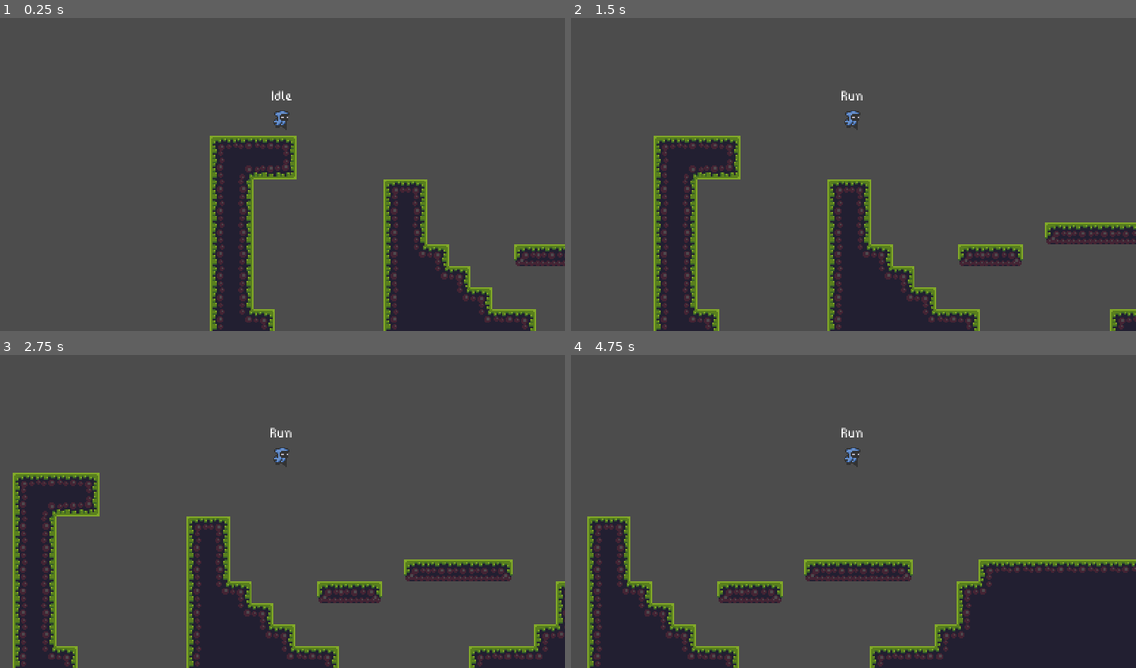
Above: before the commit, frames 1-4 (two rows, left to right).
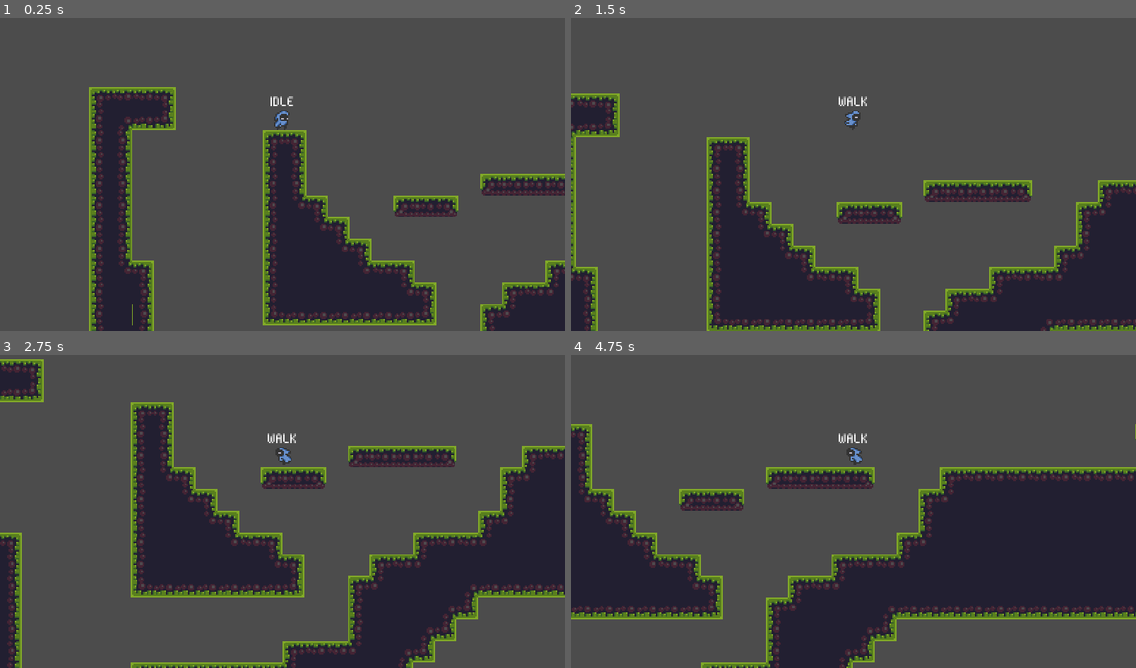
Above: after the commit, the same moments.

Repository: aCube1/Narin
Game: Godot game, scene res://src/main.tscn
Two runs of this game, one before a commit and one after it. Both use one fixed random seed, a clock stepped at 60 frames per second and the inputs below.
Inputs:
- Up to frame 1 (0.25 s): no input
- Up to frame 2 (1.5 s): tap Enter at 0.5 s; hold D (move_right) from 0.53 s (still down); tap Space (move_jump) at 0.6, 0.77, 1.07, 1.35 s
- Up to frame 3 (2.75 s): tap Space (move_jump) at 1.52, 1.82, 2.1 s; release D (move_right) at 2.03 s; hold A (move_left) from 2.03 s (still down)
- Up to frame 4 (4.75 s): release A (move_left) at 2.78 s; hold D (move_right) 2.78-4.28 s; tap Space (move_jump) at 2.85, 3.02, 3.32, 3.6, 3.77, 4.07, 4.35, 4.52 s; hold A (move_left) from 4.28 s (still down)

The runs differ from the first frame. In frame 1, 31% of the frame differs, in the area x 15-100%, y 22-100%; in frame 2, 33%; in frame 3, 40%; in frame 4, 42%, in the area x 0-100%, y 22-100%.

Commit message:
Update state machine:     Add pushdown automata;     Add player fall and jump states;

Diff:
--- a/src/actors/actor.gd
+++ b/src/actors/actor.gd
@@ -1,10 +1,6 @@
 extends KinematicBody2D
 class_name Actor
 
-const DIR_LEFT: int = -1
-const DIR_RIGHT: int  = 1
-
-export(int) var acceleration := 700
 export(float) var ground_friction := 48.0
 export(float) var slip_friction := 24.0
 export(float) var air_friction := 8.0
@@ -12,20 +8,33 @@
 export(float) var time_to_ascent := 0.40
 export(float) var time_to_descent := 0.30
 export(float) var jump_height := 128
-export(float) var jump_distance := 210
+export(float) var jump_distance := 256
 
 var current_snap := Global.DEFAULT_SNAP
 var velocity := Vector2.ZERO
-var can_jump: bool = false
+var running := false
+var jumpped := false
+var can_jump := false
+var acceleration: float
 var direction: int
 
-onready var normal_gravity: float = (2.0 * jump_height) / pow(time_to_ascent, 2)
+# Vertical Movement
+onready var jump_gravity: float = (2.0 * jump_height) / pow(time_to_ascent, 2)
 onready var fall_gravity: float = (2.0 * jump_height) / pow(time_to_descent, 2)
-onready var jump_force: float = (2.0 * jump_height) / time_to_ascent
-onready var max_speed: float = jump_distance / (2.0 * time_to_ascent)
+onready var jump_impulse: float = (2.0 * jump_height) / time_to_ascent
+onready var current_gravity: float = fall_gravity
+# Horizontal Movement
+onready var walk_speed: float = jump_distance / (2.0 * time_to_ascent)
+onready var run_speed: float = (jump_distance * 2.0) / (2.0 * time_to_ascent)
+onready var current_speed: float = walk_speed
 
-func _physics_process(_delta: float) -> void:
+func apply_movement(delta: float) -> void:
+	if is_on_floor():
+		can_jump = true
+	acceleration = current_speed * 1.5
+
+	velocity.y += current_gravity * delta
+	velocity.x += acceleration * direction * delta
+	velocity.x = clamp(velocity.x, -current_speed, current_speed)
+
 	velocity = move_and_slide_with_snap(velocity, current_snap, Vector2.UP)
-
-func set_direction(dir: int) -> void:
-	direction = dir
--- a/src/actors/player/mage.gd
+++ b/src/actors/player/mage.gd
@@ -3,45 +3,91 @@
 
 enum States {
 	IDLE,
-	RUN,
+	WALK,
+	FALL,
+	JUMP
 }
 
-onready var StateMachine := $StateMachine
-onready var IdleState: State = preload("./states/idle.gd").new()
-onready var RunState: State = preload("./states/run.gd").new()
+# Test only, will be removed later
+var current_state: String = ""
 
-var	_directions := {
-	"left": DIR_LEFT,
-	"right": DIR_RIGHT,
+onready var Animator := $Sprites/Animation
+onready var MoveStateMachine := $MoveStateMachine
+onready var move_states := {
+	"Idle": preload("./states/idle.gd").new(),
+	"Walk": preload("./states/walk.gd").new(),
+	"Fall": preload("./states/fall.gd").new(),
+	"Jump": preload("./states/jump.gd").new(),
 }
 
 func _ready() -> void:
-	var states := {
-		States.IDLE: {
-			"handler": IdleState,
-			"change_to": States.RUN,
-		},
-		States.RUN: {
-			"handler": RunState,
-			"change_to": StateMachine.PREVIOUS,
-		},
-	}
-	StateMachine.configure(states, States.IDLE)
+	setup_states()
 
 func _process(_delta: float) -> void:
 	direction = 0
-	for dir in _directions.keys():
-		if Input.is_action_pressed("move_%s" % dir):
-			direction = _directions[dir]
+	if Input.is_action_pressed("move_right"):
+		direction += 1
+		$Sprites.flip_h = false
+	if Input.is_action_pressed("move_left"):
+		direction -= 1
+		$Sprites.flip_h = true
 
-func _on_StateMachine_state_changed(new_state) -> void:
-	var text: String = ""
-	match new_state:
+	if Input.is_action_just_pressed("move_jump"):
+		jumpped = true
+	if Input.is_action_just_released("move_jump"):
+		jumpped = false
+
+	update_animation()
+	$DebugContainer/State.text = "%s" % current_state
+
+func _physics_process(delta: float) -> void:
+	apply_movement(delta)
+
+func setup_states() -> void:
+	var states := {
+		States.IDLE: {
+			"handler": move_states.Idle,
+			"change_to": {
+				"walk": States.WALK,
+				"fall": States.FALL,
+				"jump": States.JUMP,
+			},
+		},
+		States.WALK: {
+			"handler": move_states.Walk,
+			"change_to": {
+				"idle": States.IDLE,
+				"jump": States.JUMP,
+			}
+		},
+		States.FALL: {
+			"handler": move_states.Fall,
+			"change_to": States.IDLE,
+		},
+		States.JUMP: {
+			"handler": move_states.Jump,
+			"change_to": MoveStateMachine.PREVIOUS,
+		},
+	}
+	MoveStateMachine.setup(states, States.IDLE)
+
+func update_animation() -> void:
+	match MoveStateMachine.get_current_state():
 		States.IDLE:
-			text = "Idle"
-		States.RUN:
-			text = "Run"
+			Animator.play("Idle")
+			Animator.advance(0)
+		States.WALK:
+			Animator.play("Walk")
+			Animator.advance(0)
+		States.FALL:
+			Animator.play("Fall")
+			Animator.advance(0)
+		States.JUMP:
+			Animator.play("Jump")
+			Animator.advance(0)
 		_:
-			text = "Undefined State"
+			Animator.play("RESET")
+			Animator.advance(0)
 
-	$DebugContainer/State.text = text
+func _on_MoveStateMachine_state_changed(new_state: int) -> void:
+	current_state = States.keys()[new_state]
--- a/src/actors/player/mage.tscn
+++ b/src/actors/player/mage.tscn
@@ -1,10 +1,10 @@
-[gd_scene load_steps=25 format=2]
+[gd_scene load_steps=30 format=2]
 
 [ext_resource path="res://assets/player/idle.png" type="Texture" id=1]
 [ext_resource path="res://assets/player/jump.png" type="Texture" id=2]
 [ext_resource path="res://src/actors/player/mage.gd" type="Script" id=3]
 [ext_resource path="res://assets/player/fall.png" type="Texture" id=4]
-[ext_resource path="res://assets/player/run.png" type="Texture" id=5]
+[ext_resource path="res://assets/player/walk.png" type="Texture" id=5]
 [ext_resource path="res://src/actors/state_machine/state_machine.gd" type="Script" id=6]
 
 [sub_resource type="RectangleShape2D" id=1]
@@ -38,30 +38,6 @@
 atlas = ExtResource( 2 )
 region = Rect2( 32, 0, 16, 16 )
 
-[sub_resource type="AtlasTexture" id=7]
-atlas = ExtResource( 5 )
-region = Rect2( 0, 0, 16, 16 )
-
-[sub_resource type="AtlasTexture" id=8]
-atlas = ExtResource( 5 )
-region = Rect2( 16, 0, 16, 16 )
-
-[sub_resource type="AtlasTexture" id=9]
-atlas = ExtResource( 5 )
-region = Rect2( 32, 0, 16, 16 )
-
-[sub_resource type="AtlasTexture" id=10]
-atlas = ExtResource( 5 )
-region = Rect2( 48, 0, 16, 16 )
-
-[sub_resource type="AtlasTexture" id=11]
-atlas = ExtResource( 5 )
-region = Rect2( 64, 0, 16, 16 )
-
-[sub_resource type="AtlasTexture" id=12]
-atlas = ExtResource( 5 )
-region = Rect2( 80, 0, 16, 16 )
-
 [sub_resource type="AtlasTexture" id=16]
 atlas = ExtResource( 4 )
 region = Rect2( 0, 0, 16, 16 )
@@ -73,6 +49,30 @@
 [sub_resource type="AtlasTexture" id=18]
 atlas = ExtResource( 4 )
 region = Rect2( 32, 0, 16, 16 )
+
+[sub_resource type="AtlasTexture" id=7]
+atlas = ExtResource( 5 )
+region = Rect2( 0, 0, 16, 16 )
+
+[sub_resource type="AtlasTexture" id=8]
+atlas = ExtResource( 5 )
+region = Rect2( 16, 0, 16, 16 )
+
+[sub_resource type="AtlasTexture" id=9]
+atlas = ExtResource( 5 )
+region = Rect2( 32, 0, 16, 16 )
+
+[sub_resource type="AtlasTexture" id=10]
+atlas = ExtResource( 5 )
+region = Rect2( 48, 0, 16, 16 )
+
+[sub_resource type="AtlasTexture" id=11]
+atlas = ExtResource( 5 )
+region = Rect2( 64, 0, 16, 16 )
+
+[sub_resource type="AtlasTexture" id=12]
+atlas = ExtResource( 5 )
+region = Rect2( 80, 0, 16, 16 )
 
 [sub_resource type="SpriteFrames" id=6]
 animations = [ {
@@ -86,16 +86,158 @@
 "name": "jump",
 "speed": 5.0
 }, {
+"frames": [ SubResource( 16 ), SubResource( 17 ), SubResource( 18 ) ],
+"loop": true,
+"name": "fall",
+"speed": 5.0
+}, {
 "frames": [ SubResource( 7 ), SubResource( 8 ), SubResource( 9 ), SubResource( 10 ), SubResource( 11 ), SubResource( 12 ) ],
 "loop": true,
-"name": "run",
-"speed": 5.0
-}, {
-"frames": [ SubResource( 16 ), SubResource( 17 ), SubResource( 18 ) ],
-"loop": true,
-"name": "fall",
+"name": "walk",
 "speed": 5.0
 } ]
+
+[sub_resource type="Animation" id=19]
+resource_name = "Fall"
+loop = true
+step = 0.2
+tracks/0/type = "value"
+tracks/0/path = NodePath(".:frame")
+tracks/0/interp = 1
+tracks/0/loop_wrap = true
+tracks/0/imported = false
+tracks/0/enabled = true
+tracks/0/keys = {
+"times": PoolRealArray( 0, 0.2, 0.4 ),
+"transitions": PoolRealArray( 1, 1, 1 ),
+"update": 1,
+"values": [ 0, 1, 2 ]
+}
+tracks/1/type = "value"
+tracks/1/path = NodePath(".:animation")
+tracks/1/interp = 1
+tracks/1/loop_wrap = true
+tracks/1/imported = false
+tracks/1/enabled = true
+tracks/1/keys = {
+"times": PoolRealArray( 0 ),
+"transitions": PoolRealArray( 1 ),
+"update": 1,
+"values": [ "fall" ]
+}
+
+[sub_resource type="Animation" id=20]
+resource_name = "Idle"
+loop = true
+step = 0.2
+tracks/0/type = "value"
+tracks/0/path = NodePath(".:frame")
+tracks/0/interp = 1
+tracks/0/loop_wrap = true
+tracks/0/imported = false
+tracks/0/enabled = true
+tracks/0/keys = {
+"times": PoolRealArray( 0, 0.333333, 0.666667, 1 ),
+"transitions": PoolRealArray( 1, 1, 1, 1 ),
+"update": 1,
+"values": [ 0, 1, 2, 3 ]
+}
+tracks/1/type = "value"
+tracks/1/path = NodePath(".:animation")
+tracks/1/interp = 1
+tracks/1/loop_wrap = true
+tracks/1/imported = false
+tracks/1/enabled = true
+tracks/1/keys = {
+"times": PoolRealArray( 0 ),
+"transitions": PoolRealArray( 1 ),
+"update": 1,
+"values": [ "idle" ]
+}
+
+[sub_resource type="Animation" id=23]
+resource_name = "Jump"
+loop = true
+tracks/0/type = "value"
+tracks/0/path = NodePath(".:frame")
+tracks/0/interp = 1
+tracks/0/loop_wrap = true
+tracks/0/imported = false
+tracks/0/enabled = true
+tracks/0/keys = {
+"times": PoolRealArray( 0, 0.5, 1 ),
+"transitions": PoolRealArray( 1, 1, 1 ),
+"update": 1,
+"values": [ 0, 1, 2 ]
+}
+tracks/1/type = "value"
+tracks/1/path = NodePath(".:animation")
+tracks/1/interp = 1
+tracks/1/loop_wrap = true
+tracks/1/imported = false
+tracks/1/enabled = true
+tracks/1/keys = {
+"times": PoolRealArray( 0 ),
+"transitions": PoolRealArray( 1 ),
+"update": 1,
+"values": [ "jump" ]
+}
+
+[sub_resource type="Animation" id=21]
+length = 0.001
+tracks/0/type = "value"
+tracks/0/path = NodePath(".:frame")
+tracks/0/interp = 1
+tracks/0/loop_wrap = true
+tracks/0/imported = false
+tracks/0/enabled = true
+tracks/0/keys = {
+"times": PoolRealArray( 0.001 ),
+"transitions": PoolRealArray( 1 ),
+"update": 0,
+"values": [ 0 ]
+}
+tracks/1/type = "value"
+tracks/1/path = NodePath(".:animation")
+tracks/1/interp = 1
+tracks/1/loop_wrap = true
+tracks/1/imported = false
+tracks/1/enabled = true
+tracks/1/keys = {
+"times": PoolRealArray( 0 ),
+"transitions": PoolRealArray( 1 ),
+"update": 0,
+"values": [ "idle" ]
+}
+
+[sub_resource type="Animation" id=22]
+resource_name = "Walk"
+loop = true
+step = 0.2
+tracks/0/type = "value"
+tracks/0/path = NodePath(".:frame")
+tracks/0/interp = 1
+tracks/0/loop_wrap = true
+tracks/0/imported = false
+tracks/0/enabled = true
+tracks/0/keys = {
+"times": PoolRealArray( 0, 0.2, 0.4, 0.6, 0.8, 1 ),
+"transitions": PoolRealArray( 1, 1, 1, 1, 1, 1 ),
+"update": 1,
+"values": [ 0, 1, 2, 3, 4, 5 ]
+}
+tracks/1/type = "value"
+tracks/1/path = NodePath(".:animation")
+tracks/1/interp = 1
+tracks/1/loop_wrap = true
+tracks/1/imported = false
+tracks/1/enabled = true
+tracks/1/keys = {
+"times": PoolRealArray( 0 ),
+"transitions": PoolRealArray( 1 ),
+"update": 1,
+"values": [ "walk" ]
+}
 
 [node name="Mage" type="KinematicBody2D"]
 collision_mask = 14
@@ -108,21 +250,28 @@
 position = Vector2( 0, 2 )
 shape = SubResource( 1 )
 
+[node name="Camera" type="Camera2D" parent="."]
+current = true
+
 [node name="Sprites" type="AnimatedSprite" parent="."]
 scale = Vector2( 2, 2 )
 frames = SubResource( 6 )
-animation = "fall"
-frame = 2
-
-[node name="Camera" type="Camera2D" parent="."]
-current = true
-
-[node name="StateMachine" type="Node" parent="."]
+animation = "idle"
+
+[node name="Animation" type="AnimationPlayer" parent="Sprites"]
+anims/Fall = SubResource( 19 )
+anims/Idle = SubResource( 20 )
+anims/Jump = SubResource( 23 )
+anims/RESET = SubResource( 21 )
+anims/Walk = SubResource( 22 )
+
+[node name="MoveStateMachine" type="Node" parent="."]
 script = ExtResource( 6 )
 
 [node name="DebugContainer" type="CenterContainer" parent="."]
-margin_top = -35.0
-margin_bottom = -35.0
+margin_top = -27.0
+margin_right = 10.0
+margin_bottom = -13.0
 rect_scale = Vector2( 2, 2 )
 use_top_left = true
 
@@ -131,6 +280,10 @@
 margin_top = -7.0
 margin_right = 5.0
 margin_bottom = 7.0
+size_flags_horizontal = 3
+size_flags_vertical = 3
 text = "00"
-
-[connection signal="state_changed" from="StateMachine" to="." method="_on_StateMachine_state_changed"]
+align = 1
+valign = 1
+
+[connection signal="state_changed" from="MoveStateMachine" to="." method="_on_MoveStateMachine_state_changed"]
--- /dev/null
+++ b/src/actors/player/states/fall.gd
@@ -0,0 +1,15 @@
+extends State
+
+func enter(owner: Actor) -> void:
+	owner.current_snap = Vector2.ZERO
+	owner.current_gravity = owner.fall_gravity
+
+func exit(owner: Actor) -> void:
+	owner.current_snap = Global.DEFAULT_SNAP
+
+func update(_delta: float, owner: Actor) -> void:
+	if owner.is_on_floor():
+		complete()
+
+func physics_update(delta: float, owner: Actor) -> void:
+	owner.velocity.x = lerp(owner.velocity.x, 0, owner.air_friction * delta) as int
--- a/src/actors/player/states/idle.gd
+++ b/src/actors/player/states/idle.gd
@@ -1,13 +1,17 @@
 extends State
 
-func enter(owner: Node) -> void:
-	if not owner is Actor:
-		push_error("Idle can only be used with actors")
-		return
+func enter(_owner: Actor) -> void:
+	pass
 
-func update(_delta: float, owner: Node) -> void:
+func update(_delta: float, owner: Actor) -> void:
 	if owner.direction != 0:
-		complete("run")
+		if !owner.running:
+			complete("walk")
+	if not owner.is_on_floor():
+		complete("fall")
 
-func physics_update(delta: float, owner: Node) -> void:
+	if owner.can_jump and owner.jumpped:
+		complete("jump")
+
+func physics_update(delta: float, owner: Actor) -> void:
 	owner.velocity.x = lerp(owner.velocity.x, 0, owner.ground_friction * delta) as int
--- /dev/null
+++ b/src/actors/player/states/jump.gd
@@ -0,0 +1,25 @@
+extends State
+
+const MAX_JUMP_TIME: float = 0.20
+
+var _jump_timer := MAX_JUMP_TIME
+
+func enter(owner: Actor) -> void:
+	owner.current_snap = Vector2.ZERO
+	owner.current_gravity = owner.jump_gravity
+
+func exit(owner: Actor) -> void:
+	owner.current_snap = Global.DEFAULT_SNAP
+	owner.jumpped = false
+
+func update(_delta: float, _owner: Actor) -> void:
+	pass
+
+func physics_update(delta: float, owner: Actor) -> void:
+	if _jump_timer > 0.0 and owner.jumpped:
+		owner.can_jump = false
+		owner.velocity.y = -owner.jump_impulse
+		_jump_timer -= delta
+	else:
+		_jump_timer = MAX_JUMP_TIME
+		complete()
--- a/src/actors/player/states/run.gd
+++ /dev/null
@@ -1,23 +0,0 @@
-extends State
-
-var _last_direction: float
-
-func enter(owner: Node) -> void:
-	if not owner is Actor:
-		push_error("Run can only be used with actors")
-		return
-
-func update(_delta: float, owner: Node) -> void:
-	if owner.direction == 0:
-		complete()
-
-func physics_update(delta: float, owner: Node) -> void:
-	if not owner is Actor:
-		return
-
-	owner.velocity.x += owner.acceleration * owner.direction * delta
-	owner.velocity.x = clamp(owner.velocity.x, -owner.max_speed, owner.max_speed)
-	if _last_direction != owner.direction:
-		owner.velocity.x = lerp(owner.velocity.x, 0, owner.slip_friction * delta) as int
-
-	_last_direction = owner.direction
--- /dev/null
+++ b/src/actors/player/states/walk.gd
@@ -0,0 +1,26 @@
+extends State
+
+var _time_to_stop := 0.10
+var _last_direction: int
+var _stop_timer: float
+
+func enter(owner: Actor) -> void:
+	owner.current_speed = owner.walk_speed
+
+func update(delta: float, owner: Actor) -> void:
+	# Wait before switch to Idle State
+	if owner.direction == 0:
+		_stop_timer += delta
+	else:
+		_stop_timer = 0.0
+
+	if _stop_timer >= _time_to_stop:
+		complete("idle")
+	if owner.can_jump and owner.jumpped:
+		complete("jump")
+
+func physics_update(delta: float, owner: Actor) -> void:
+	if _last_direction != owner.direction:
+		owner.velocity.x = lerp(owner.velocity.x, 0, owner.slip_friction * delta) as int
+
+	_last_direction = owner.direction
--- a/src/actors/state_machine/state.gd
+++ b/src/actors/state_machine/state.gd
@@ -3,19 +3,19 @@
 
 signal completed(change_key)
 
-func enter(_owner: Node) -> void:
+func enter(_owner) -> void:
 	pass
 
-func exit(_owner: Node) -> void:
+func exit(_owner) -> void:
 	pass
 
-func update(_delta: float, _owner: Node) -> void:
+func update(_delta: float, _owner) -> void:
 	pass
 
-func physics_update(_delta: float, _owner: Node) -> void:
+func physics_update(_delta: float, _owner) -> void:
 	pass
 
-func input(_event: InputEvent, _owner: Node) -> void:
+func input(_event: InputEvent, _owner) -> void:
 	pass
 
 # Call this to trigger StateMachine transition to next state
--- a/src/actors/state_machine/state_machine.gd
+++ b/src/actors/state_machine/state_machine.gd
@@ -45,7 +45,7 @@
 	if current_state.has("handler"):
 		current_state.handler.input(event, owner)
 
-func configure(states_obj: Dictionary = {}, initial_state_id: int = 0) -> void:
+func setup(states_obj: Dictionary = {}, initial_state_id: int = 0) -> void:
 	for key in states_obj:
 		if states_obj[key] is Dictionary:
 			states[key] = states_obj.get(key)
@@ -57,8 +57,9 @@
 
 func change_to_next_state(change_key: String) -> void:
 	if current_state.has("change_to") and (next_state == NO_STATE or next_state == current_state_id):
-		if change_key != "" and current_state.has(change_key):
-			next_state = current_state.change_to[change_key]
+		if change_key != "" and current_state.change_to is Dictionary:
+			if current_state.change_to.has(change_key):
+				next_state = current_state.change_to[change_key]
 		else:
 			next_state = current_state.change_to
 
@@ -89,5 +90,5 @@
 func is_current_state(id: int) -> bool:
 	return current_state_id == id
 
-func _on_CurrentState_completed(change_key) -> void:
+func _on_CurrentState_completed(change_key: String) -> void:
 	change_to_next_state(change_key)
--- a/src/main.tscn
+++ b/src/main.tscn
@@ -198,4 +198,4 @@
 tile_data = PoolIntArray( -720855, 0, 0, -720854, 0, 2, -655319, 0, 65536, -655318, 0, 65539, -589784, 0, 0, -589783, 0 …(7018 unchanged characters)…
 
 [node name="Mage" parent="." instance=ExtResource( 2 )]
-position = Vector2( -149, -56 )
+position = Vector2( 29, 0 )
Renamed: assets/player/run.png -> assets/player/walk.png
Not shown, changed: assets/player/walk.png.import
